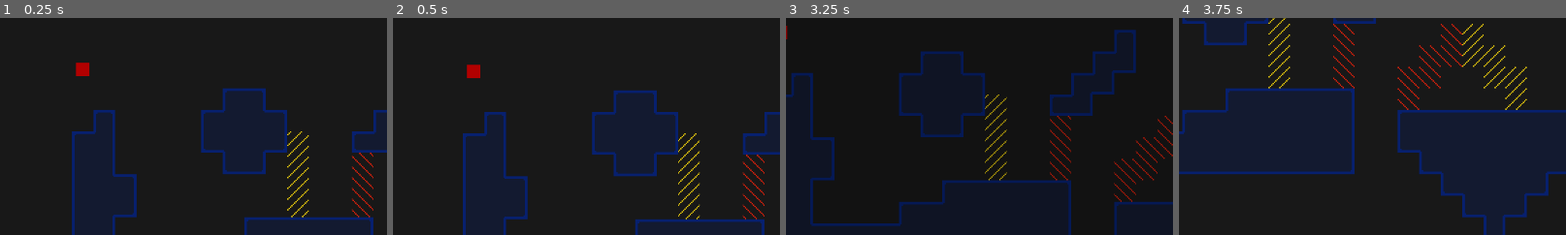
Above: before the commit, frames 1-4 (left to right).
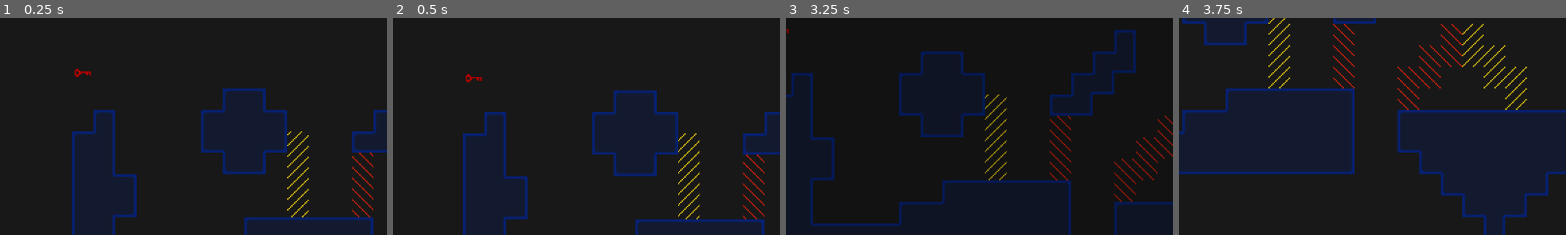
Above: after the commit, the same moments.

Repository: trainb0y/brackeys-2024-1
Game: Godot game, scene res://Scenes/test.tscn
Two runs of this game, one before a commit and one after it. Both use one fixed random seed, a clock stepped at 60 frames per second and the inputs below.
Inputs:
- Up to frame 1 (0.25 s): no input
- Up to frame 2 (0.5 s): no input
- Up to frame 3 (3.25 s): hold Right (player_right) 0.53-2.03 s; tap E (player_use) every 0.75 s from 0.6 to 2.85 s; tap Space (player_jump) at 0.77, 1.52, 3.02 s; hold Left (player_left) 2.03-2.78 s; hold Right (player_right) from 2.78 s (still down)
- Up to frame 4 (3.75 s): keep holding Right (player_right); tap E (player_use) at 3.6 s
The pictures show only the part of the screen within x 0-50%, y 40-90%; the shares and areas given below are measured in that part.

The runs differ from the first frame. In frame 1, 0.2% of the frame differs, in the area x 19-24%, y 20-28%; in frame 2, 0.2%, in the area x 18-24%, y 21-30%; in frame 3, less than 0.1%; in frame 4, nothing differs.

Commit message:
key and door improvements

Diff:
--- a/Scenes/key.tscn
+++ b/Scenes/key.tscn
@@ -1,7 +1,7 @@
 [gd_scene load_steps=5 format=3 uid="uid://cp7o7wm6gvopy"]
 
-[ext_resource type="Texture2D" uid="uid://ncxkhbuqjp3v" path="res://Sprites/white_pixel.png" id="1_3khfa"]
 [ext_resource type="Script" path="res://Scripts/key.gd" id="1_ydys3"]
+[ext_resource type="Texture2D" uid="uid://c5rfe0vam0g4p" path="res://Sprites/key.png" id="2_or6n1"]
 
 [sub_resource type="CircleShape2D" id="CircleShape2D_jyb1n"]
 radius = 5.0
@@ -18,10 +18,8 @@
 shape = SubResource("CircleShape2D_jyb1n")
 
 [node name="Sprite2D" type="Sprite2D" parent="."]
-modulate = Color(1, 1, 0, 1)
 position = Vector2(2.38419e-07, 2.38419e-07)
-scale = Vector2(10, 10)
-texture = ExtResource("1_3khfa")
+texture = ExtResource("2_or6n1")
 
 [node name="PlayerDetector" type="Area2D" parent="."]
 collision_layer = 8
--- a/Scripts/door.gd
+++ b/Scripts/door.gd
@@ -8,6 +8,8 @@
 @onready var sound_open: AudioStream = preload("res://Sounds/door_open.wav")
 @onready var sound_unlock: AudioStream = preload("res://Sounds/door_unlock.wav")
 @onready var sound_fail: AudioStream = preload("res://Sounds/door_locked.wav")
+
+@onready var transition: Transition = Util.get_transition()
 
 var locked = true
 
@@ -25,7 +27,10 @@
 		player.stop()
 		player.stream = sound_open
 		player.play()
+		transition.into_black()
+		await get_tree().create_timer(0.4).timeout
 		dimensions.switch_to(target)
+		transition.out_of_black()
 	else:
 		player.stop()
 		player.stream = sound_fail
--- a/Scripts/key.gd
+++ b/Scripts/key.gd
@@ -9,6 +9,8 @@
 const speed: float = 150
 
 var target: Player = null
+var offset: Vector2 = Vector2.ZERO
+var dir = 1
 
 func _ready():
 	position = spawn_point.position
@@ -17,7 +19,14 @@
 
 
 func _physics_process(delta: float):
-	if target == null: return
+	if target == null:
+		# budget tweening
+		position -= offset
+		offset = offset + Vector2(0, delta * dir * 10)
+		if abs(offset.y) > 5:
+			dir = -dir
+		position += offset
+		return
 	if target.position.distance_squared_to(position) > follow_distance * follow_distance:
 		target = null
 		return
--- a/Scripts/levelend.gd
+++ b/Scripts/levelend.gd
@@ -1,6 +1,7 @@
 extends Area2D
 
 @export_file(".tscn") var next_level: String
+@export_file(".tscn") var current_level: String
 @onready var t: Transition = Util.get_transition()
 
 func _ready():
Binary file added: Sprites/key.png
Not shown, added: Sprites/key.png.import
